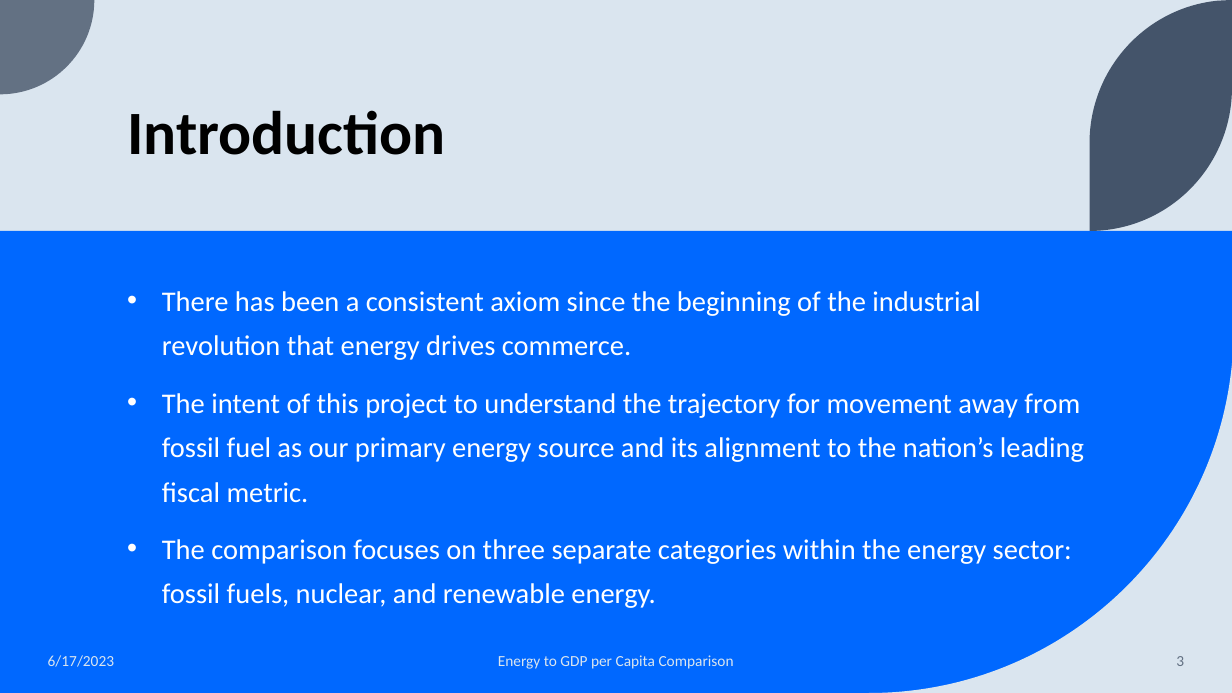
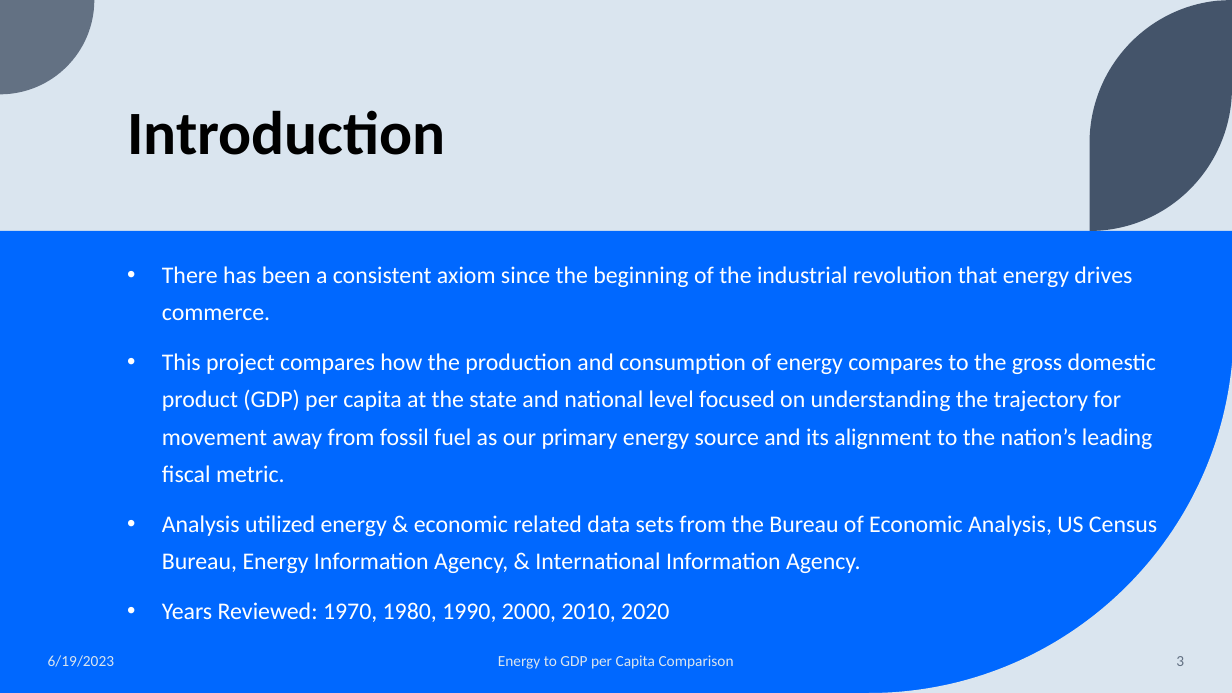
Before and after one commit to lawrence-haggerty/haggerty_energy_gdp_capstone, a slide deck: slide 3 of presentation/haggerty_energy_gdp_1.pptx. Drawn at 1232x693 pixels with LibreOffice and Linux fonts; fonts in the diff are those of the drawing. Boxes give left, top, right and bottom in pixels: in the first picture for what was removed or moved away, otherwise in the second. Text is boxed around its words. In the diff, an @@ line names an element or a change of style, - is before the commit and + after.

Commit message:
working draft

```diff
--- a/presentation/haggerty_energy_gdp_1.pptx
+++ b/presentation/haggerty_energy_gdp_1.pptx
@@ text "There has been a consistent ...": place and size @@
-text "There has been a consistent ..." at [162, 291, 1084, 608]
+text "There has been a consistent ..." at [162, 266, 1157, 622]
@@ text at [162, 266, 1132, 320]: size 22.2 to 18.6 pt in "There has been a consistent axiom since ..." @@
@@ text at [162, 353, 1157, 622]: text changed; size 22.2 to 18.6 pt @@
-• The intent of this project to understand the trajectory for movement away from fossil fuel as our primary energy source and its alignment to the nation’s leading fiscal metric.
-• The comparison focuses on three separate categories within the energy sector: fossil fuels, nuclear, and renewable energy.
+• This project compares how the production and consumption of energy compares to the gross domestic product (GDP) per capita at the state and national level focused on understanding the trajectory for movement away from fossil fuel as our primary energy source and its alignment to the nation’s leading fiscal metric.
+• Analysis utilized energy & economic related data sets from the Bureau of Economic Analysis, US Census Bureau, Energy Information Agency, & International Information Agency.
+• Years Reviewed: 1970, 1980, 1990, 2000, 2010, 2020
@@ text at [48, 655, 114, 667]: text changed @@
-6/17/2023
+6/19/2023
```
Also in this commit, not shown: 37 other slides changed, 17 slides added.
